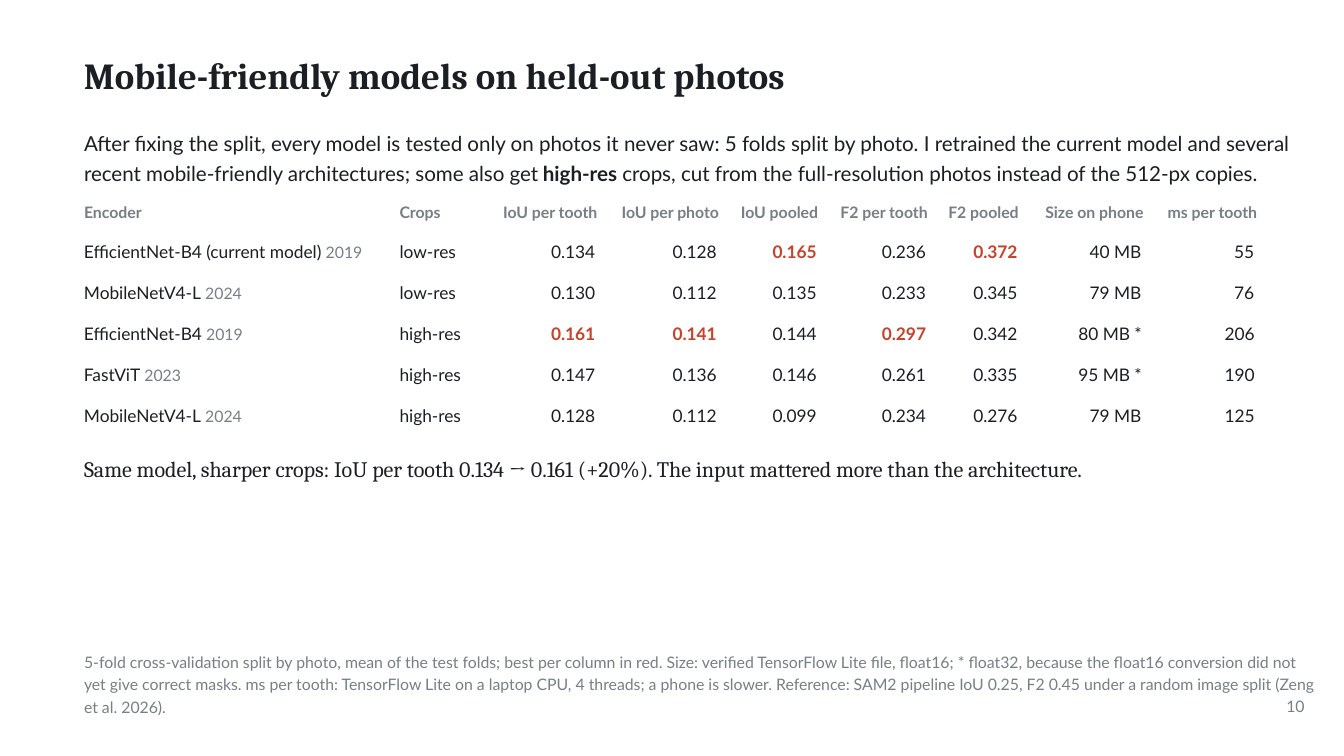
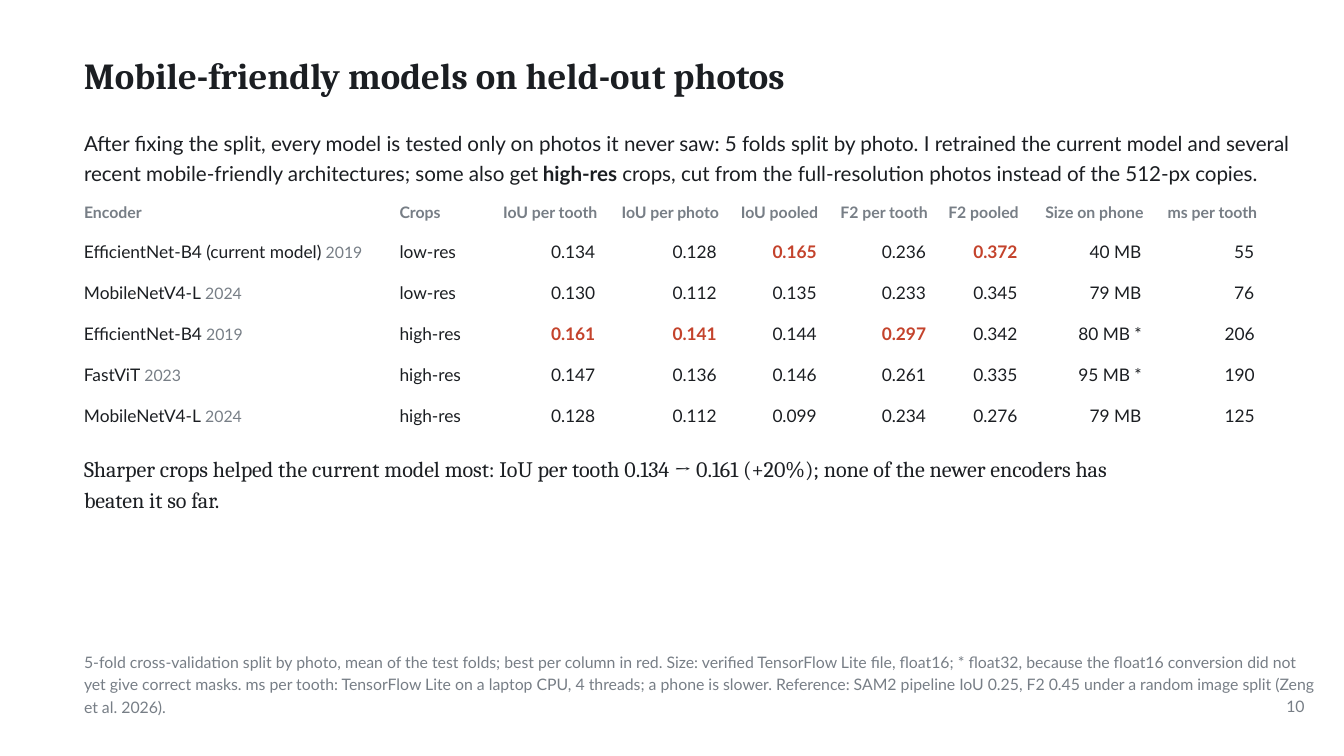
Before and after one commit to ertugrul-senturk/interactive-slides, a slide deck: slide 19 of public/decks/2026-11-smart-teeth.pptx. Drawn at 1344x756 pixels with LibreOffice and Linux fonts; fonts in the diff are those of the drawing; background and template pictures are left out. Boxes give left, top, right and bottom in pixels: in the first picture for what was removed or moved away, otherwise in the second. Text is boxed around its words. In the diff, an @@ line names an element or a change of style, - is before the commit and + after.

```diff
--- a/public/decks/2026-11-smart-teeth.pptx
+++ b/public/decks/2026-11-smart-teeth.pptx
@@ text at [84, 461, 1107, 509]: text changed @@
-Same model, sharper crops: IoU per tooth 0.134 → 0.161 (+20%). The input mattered more than the architecture.
+Sharper crops helped the current model most: IoU per tooth 0.134 → 0.161 (+20%); none of the newer encoders has
+beaten it so far.
```
Also in this commit, not shown: 3 other files.
